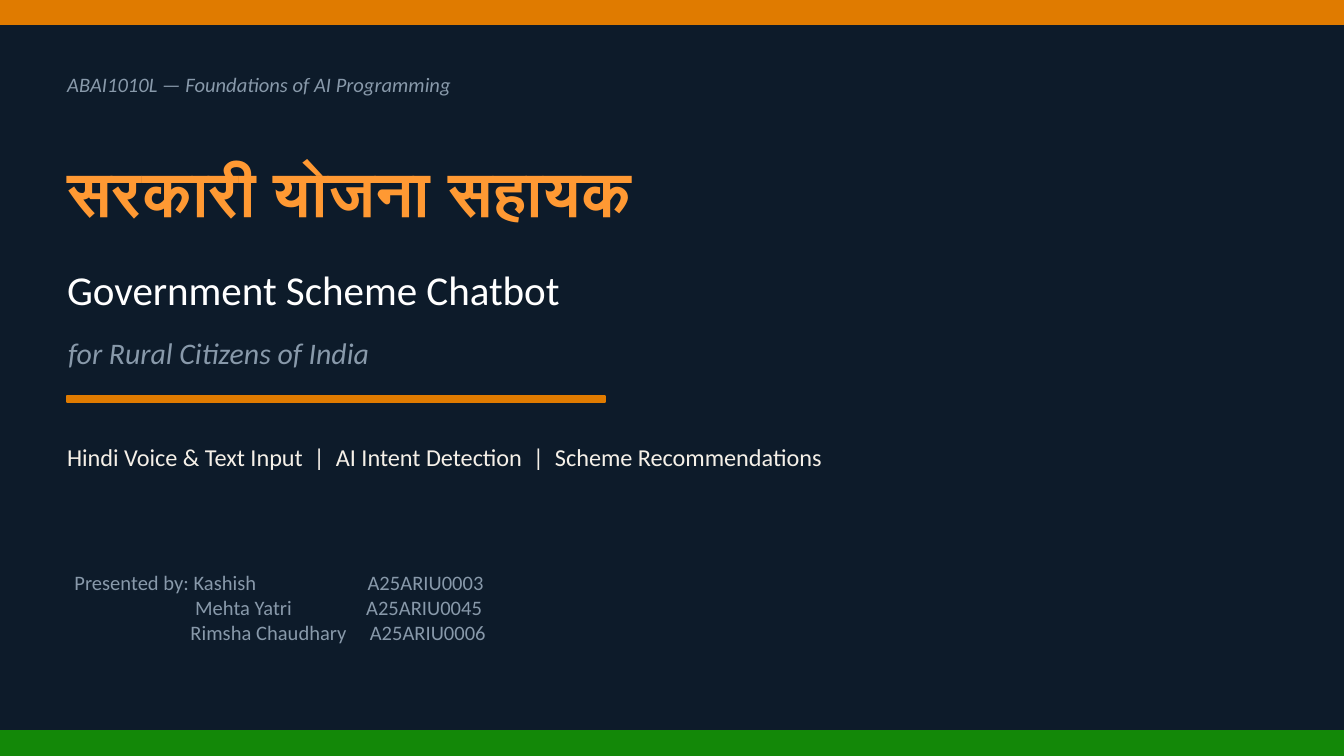
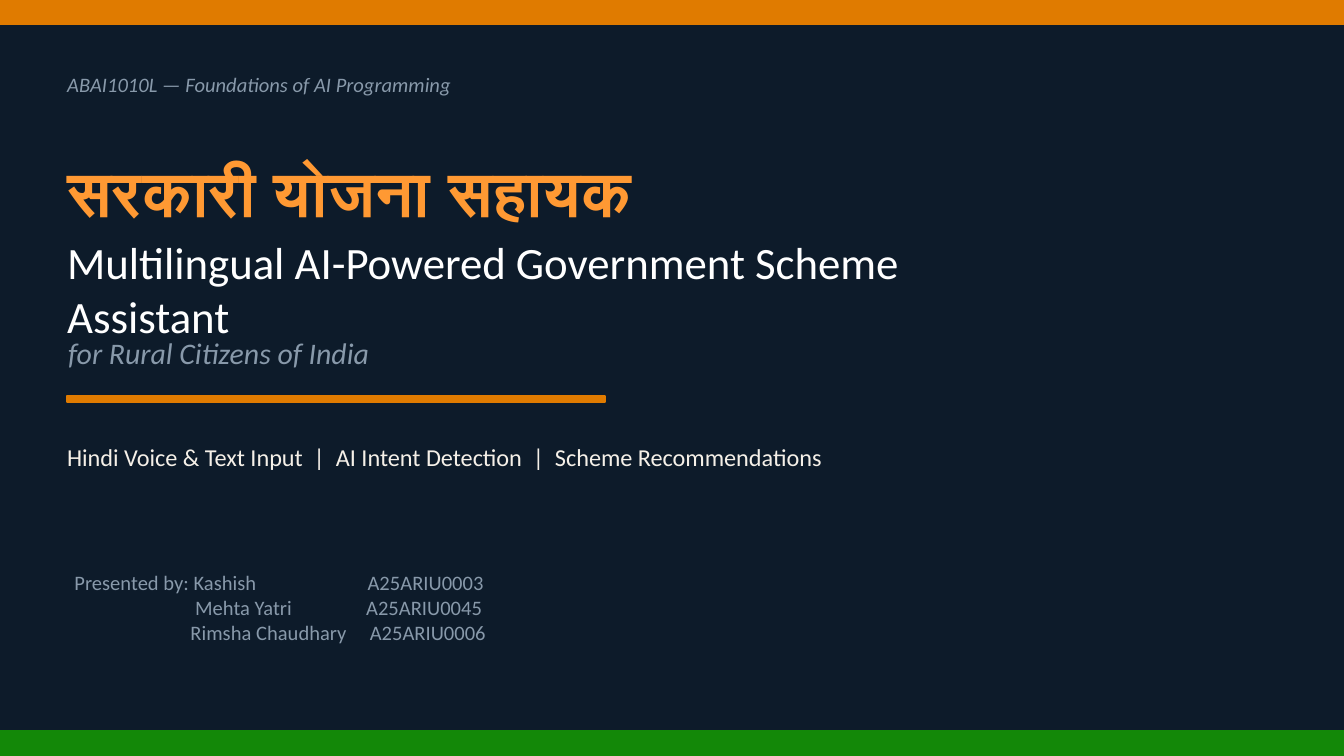
Before and after one commit to kashishsansoya/sarkari-yojana-chatbot, a slide deck: slide 1 of SarkariYojana_Presentation.pptx. Drawn at 1344x756 pixels with LibreOffice and Linux fonts; fonts in the diff are those of the drawing. Boxes give left, top, right and bottom in pixels: in the first picture for what was removed or moved away, otherwise in the second. Text is boxed around its words. In the diff, an @@ line names an element or a change of style, - is before the commit and + after.

```diff
--- a/SarkariYojana_Presentation.pptx
+++ b/SarkariYojana_Presentation.pptx
@@ text at box(67, 248, 898, 345): text changed; size 22 to 24 pt @@
-Government Scheme Chatbot
+Multilingual AI-Powered Government Scheme Assistant
```
